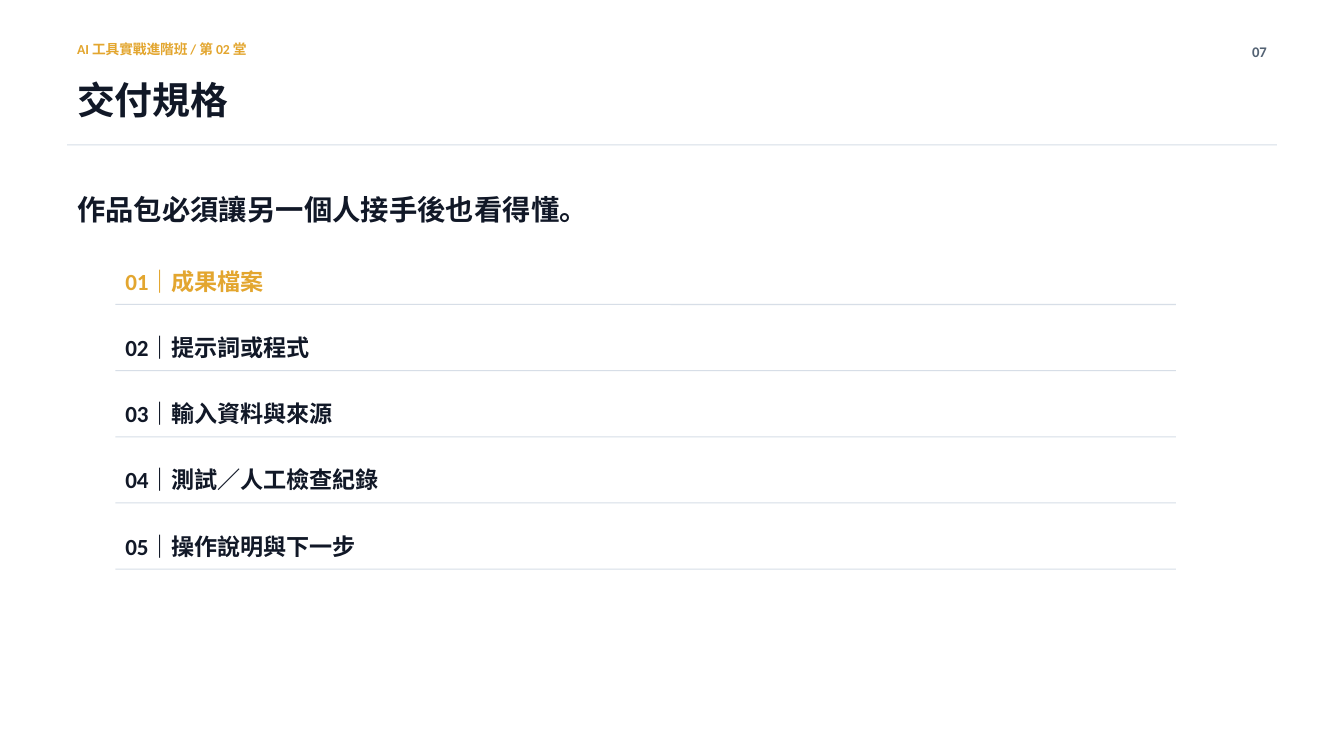
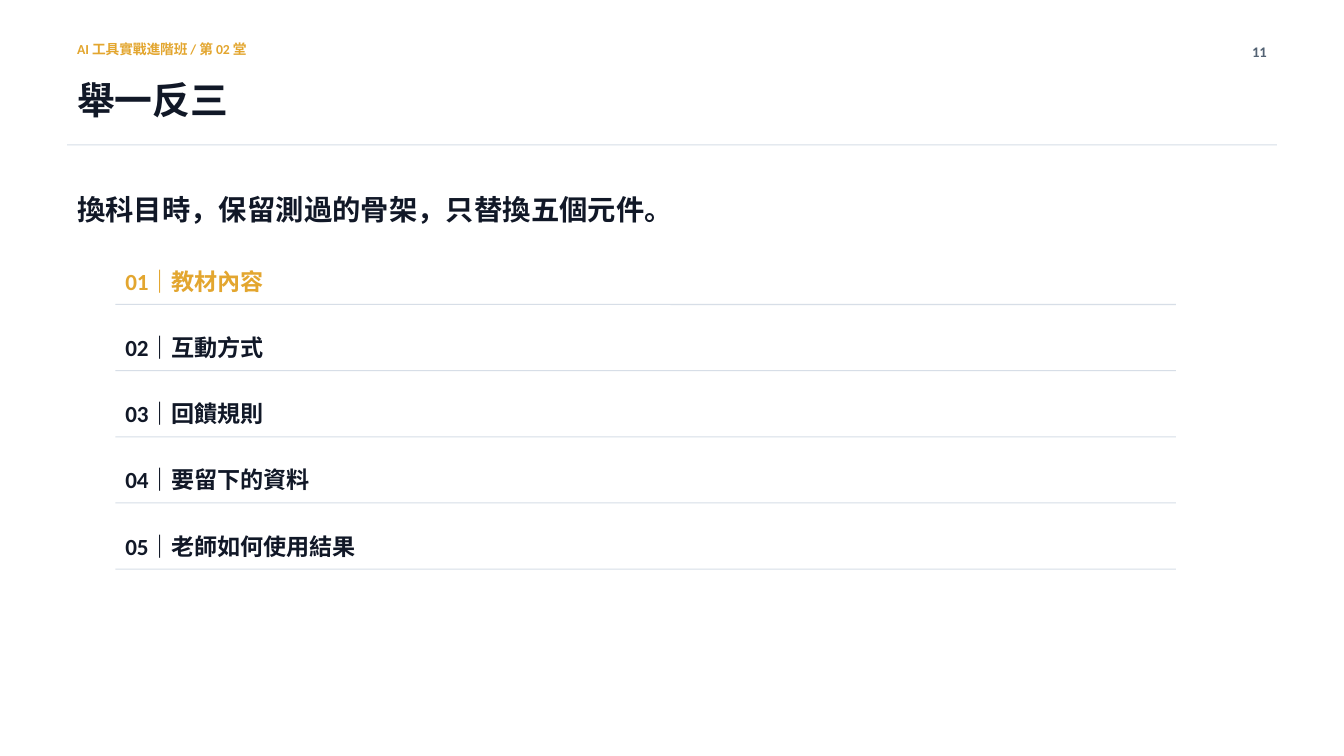
Before and after one commit to Calumai/calumai.com, a slide deck: slide 11 of class/ppt/lesson-02.pptx (slide 7 before the commit). Drawn at 1344x756 pixels with LibreOffice and Linux fonts; fonts in the diff are those of the drawing. Boxes give left, top, right and bottom in pixels: in the first picture for what was removed or moved away, otherwise in the second. Text is boxed around its words. In the diff, an @@ line names an element or a change of style, - is before the commit and + after.

```diff
--- a/class/ppt/lesson-02.pptx
+++ b/class/ppt/lesson-02.pptx
@@ text at (x1=1252, y1=47, x2=1267, y2=57): text changed @@
-07
+11
@@ text at (x1=77, y1=82, x2=228, y2=118): text changed @@
-交付規格
+舉一反三
@@ text at (x1=77, y1=196, x2=673, y2=224): text changed @@
-作品包必須讓另一個人接手後也看得懂。
+換科目時，保留測過的骨架，只替換五個元件。
@@ text at (x1=125, y1=271, x2=263, y2=293): text changed @@
-01｜成果檔案
+01｜教材內容
@@ text at (x1=125, y1=337, x2=263, y2=359): text changed @@
-02｜提示詞或程式
+02｜互動方式
@@ text at (x1=125, y1=403, x2=263, y2=425): text changed @@
-03｜輸入資料與來源
+03｜回饋規則
@@ text at (x1=125, y1=469, x2=309, y2=491): text changed @@
-04｜測試／人工檢查紀錄
+04｜要留下的資料
@@ text at (x1=125, y1=535, x2=355, y2=558): text changed @@
-05｜操作說明與下一步
+05｜老師如何使用結果
```
Also in this commit, not shown: 6 other slides changed, 5 slides added, 1 slide removed, 48 other files.
